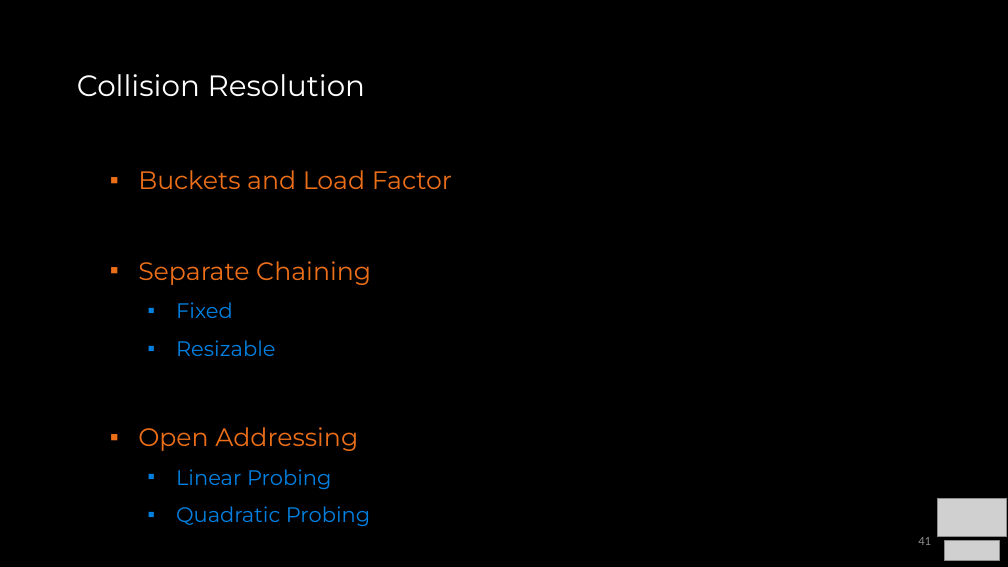
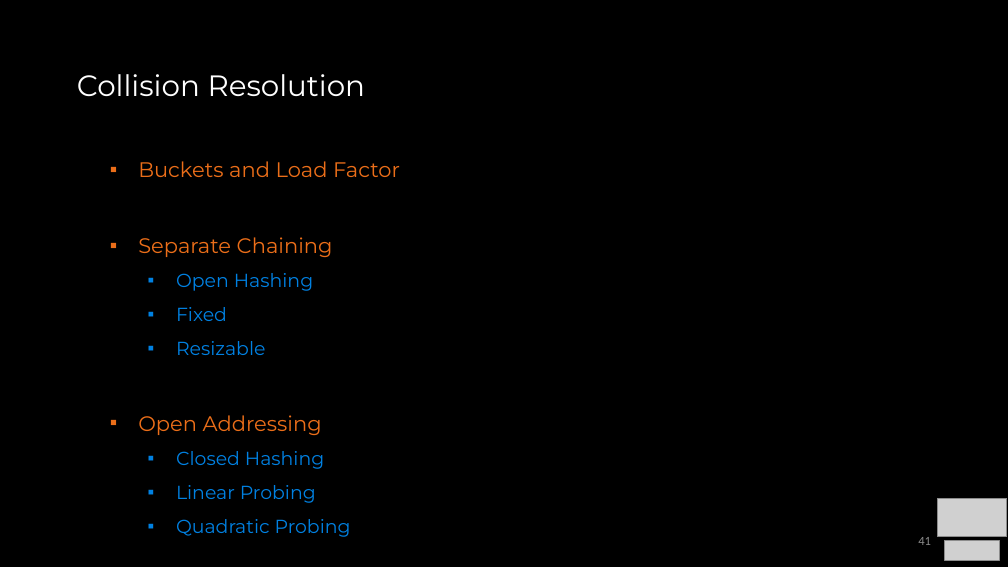
Before and after one commit to COP3530/Instructional-Content, a slide deck: slide 41 of Slides/Slides-PPT/7 - Sets, Maps, HashTables.pptx. Drawn at 1008x567 pixels with LibreOffice and Linux fonts; fonts in the diff are those of the drawing; grey boxes stand for pictures. Boxes give left, top, right and bottom in pixels: in the first picture for what was removed or moved away, otherwise in the second. Text is boxed around its words. In the diff, an @@ line names an element or a change of style, - is before the commit and + after.

Commit message:
collision resolution strategies slide updated

```diff
--- a/Slides/Slides-PPT/7 - Sets, Maps, HashTables.pptx
+++ b/Slides/Slides-PPT/7 - Sets, Maps, HashTables.pptx
@@ text at bbox=[138, 161, 400, 537]: size 24 to 20 pt in "Buckets and Load Factor", "Separate Chaining", "Open Addressing"; size 20 to 18 pt in "Fixed", "Resizable", "Linear Probing", "Quadratic Probing" @@
@@ text at bbox=[176, 273, 313, 291]: paragraph added @@
+  ▪ Open Hashing
@@ text at bbox=[176, 451, 324, 469]: paragraph added @@
+  ▪ Closed Hashing
```
Also in this commit, not shown: 26 other slides changed, 4 slides added, 1 other file.
